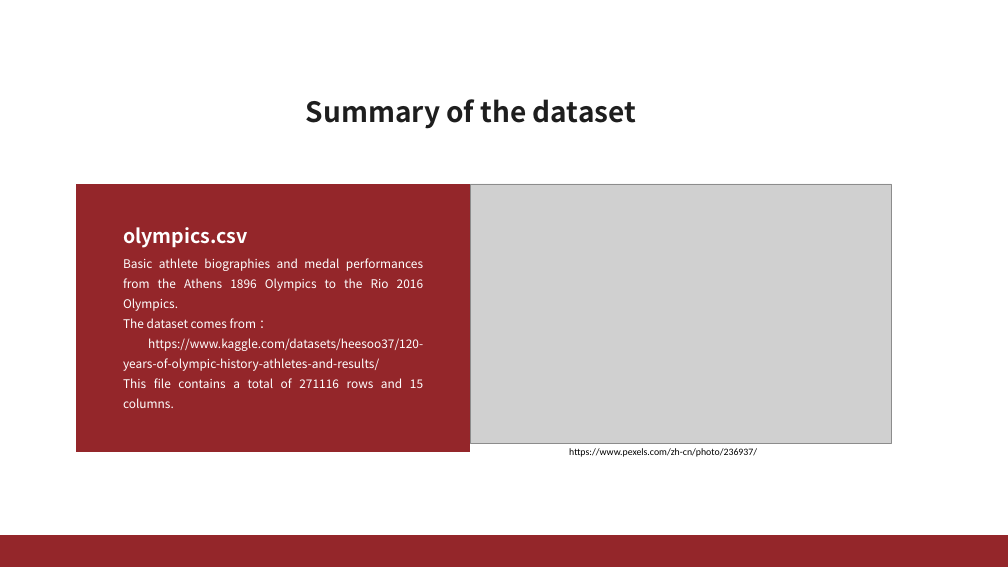
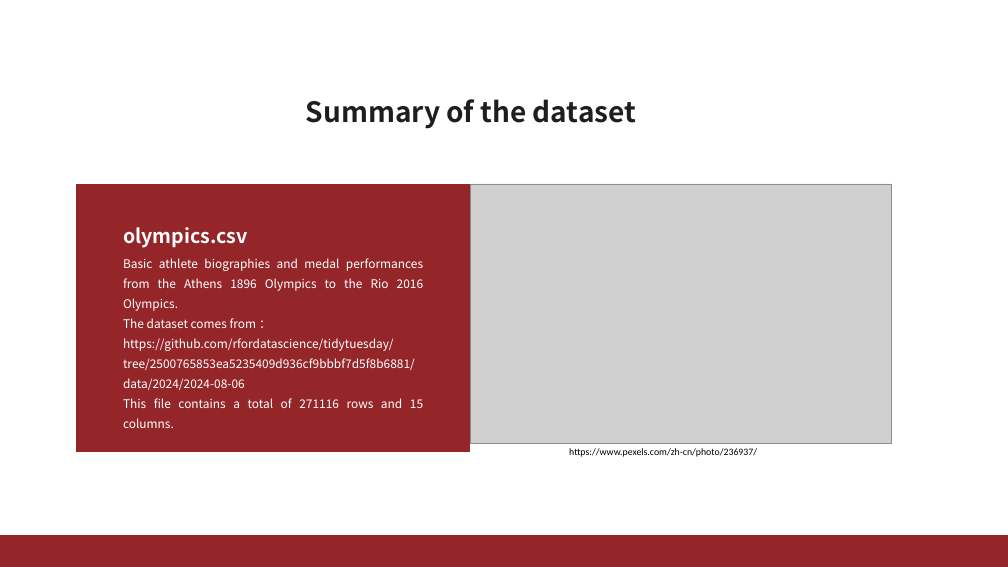
Before and after one commit to ChengQi042/program02, a slide deck: slide 4 of program2.pptx. Drawn at 1008x567 pixels with LibreOffice and Linux fonts; fonts in the diff are those of the drawing; grey boxes stand for pictures. Boxes give left, top, right and bottom in pixels: in the first picture for what was removed or moved away, otherwise in the second. Text is boxed around its words. In the diff, an @@ line names an element or a change of style, - is before the commit and + after.

Commit message:
Modify the PPT

```diff
--- a/program2.pptx
+++ b/program2.pptx
@@ text at [123,338,415,390]: text changed @@
-https://www.kaggle.com/datasets/heesoo37/120-years-of-olympic-history-athletes-and-results/
+https://github.com/rfordatascience/tidytuesday/tree/2500765853ea5235409d936cf9bbbf7d5f8b6881/data/2024/2024-08-06
```
